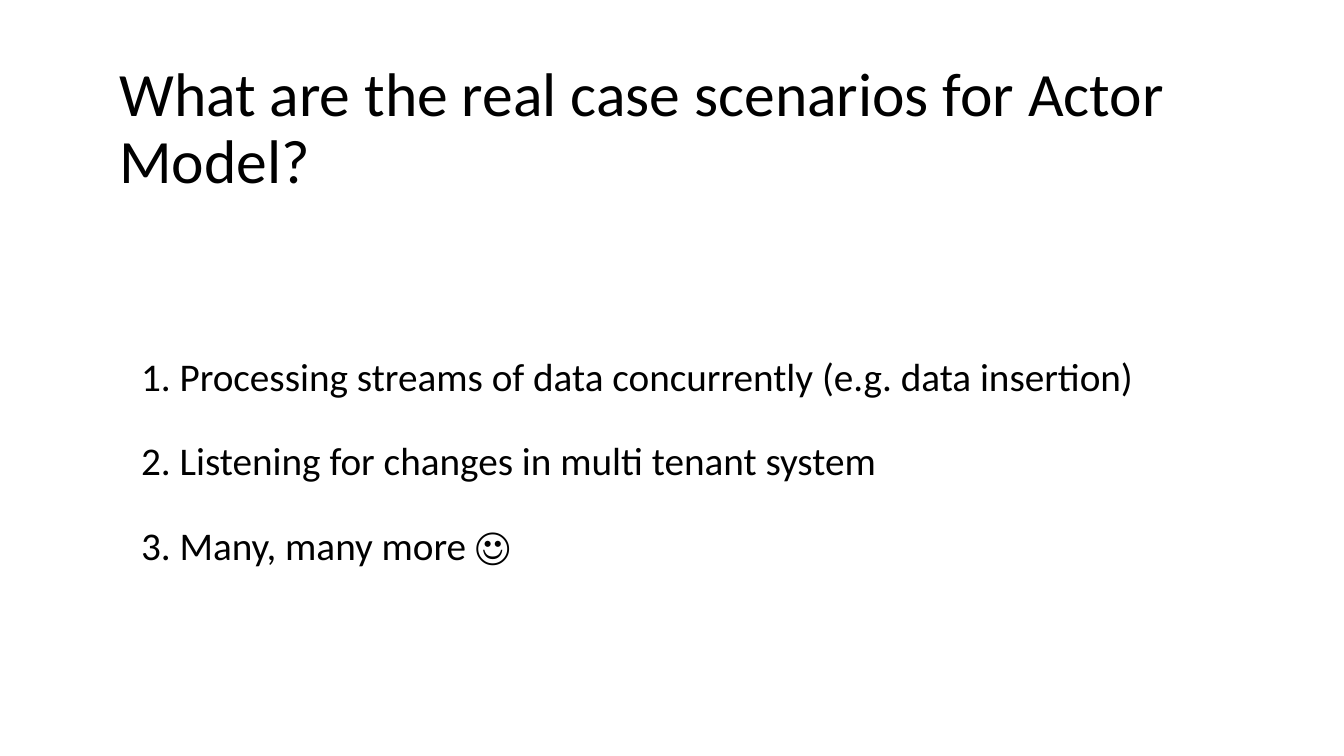
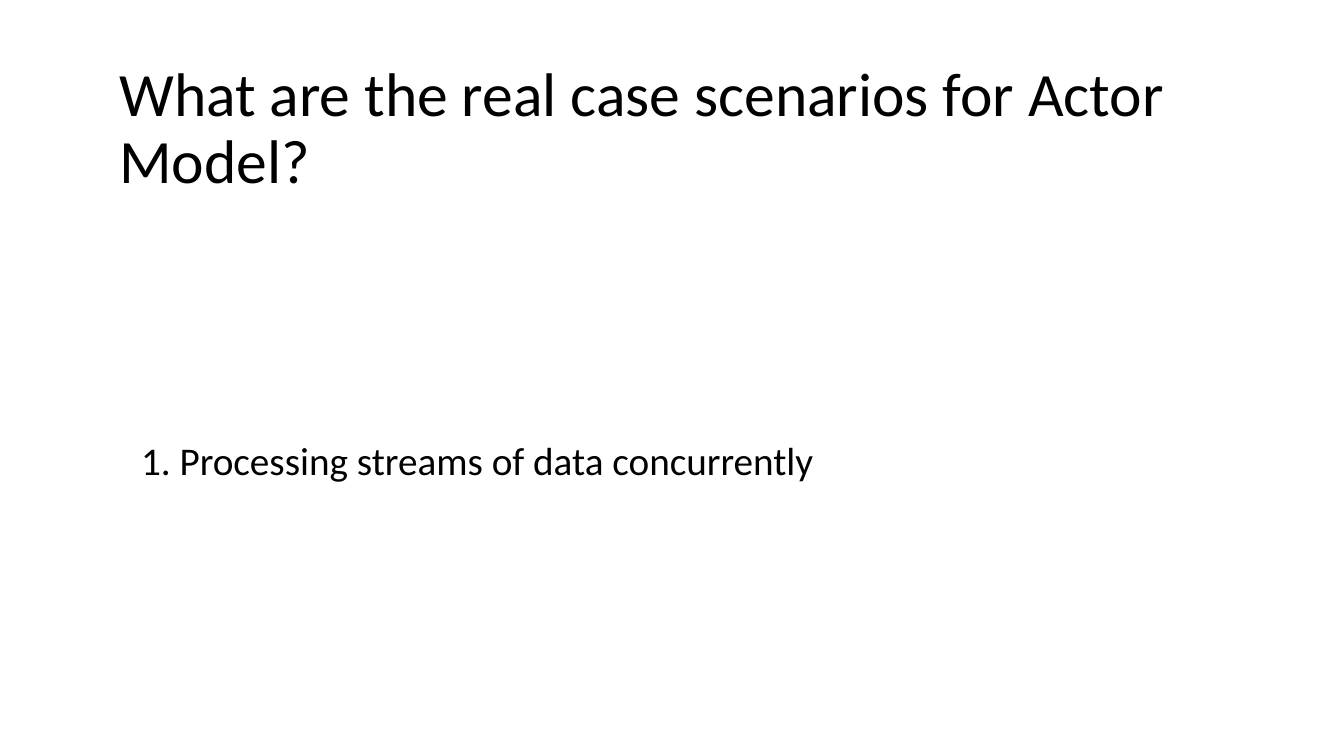
Before and after one commit to plitwinski/akka-dot-net-as-an-example-of-actor-model-presentation, a slide deck: slide 6 of presentation/english/akka-dotnet-as-an-example-of-actor-model.pptx. Drawn at 1344x756 pixels with LibreOffice and Linux fonts; fonts in the diff are those of the drawing. Boxes give left, top, right and bottom in pixels: in the first picture for what was removed or moved away, otherwise in the second. Text is boxed around its words. In the diff, an @@ line names an element or a change of style, - is before the commit and + after.

```diff
--- a/presentation/english/akka-dotnet-as-an-example-of-actor-model.pptx
+++ b/presentation/english/akka-dotnet-as-an-example-of-actor-model.pptx
@@ title at (141,447,813,482): text changed @@
-1. Processing streams of data concurrently (e.g. data insertion)
-2. Listening for changes in multi tenant system
-3. Many, many more ☺
+1. Processing streams of data concurrently
```
Also in this commit, not shown: 1 other slide changed, 3 slides added, 17 other files.
